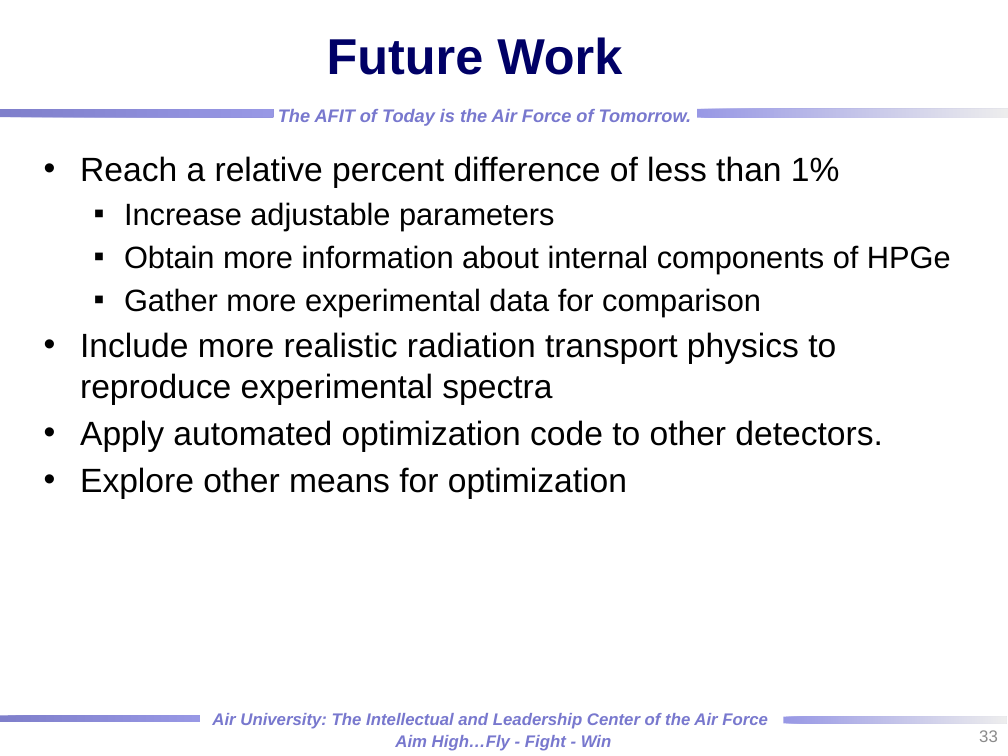
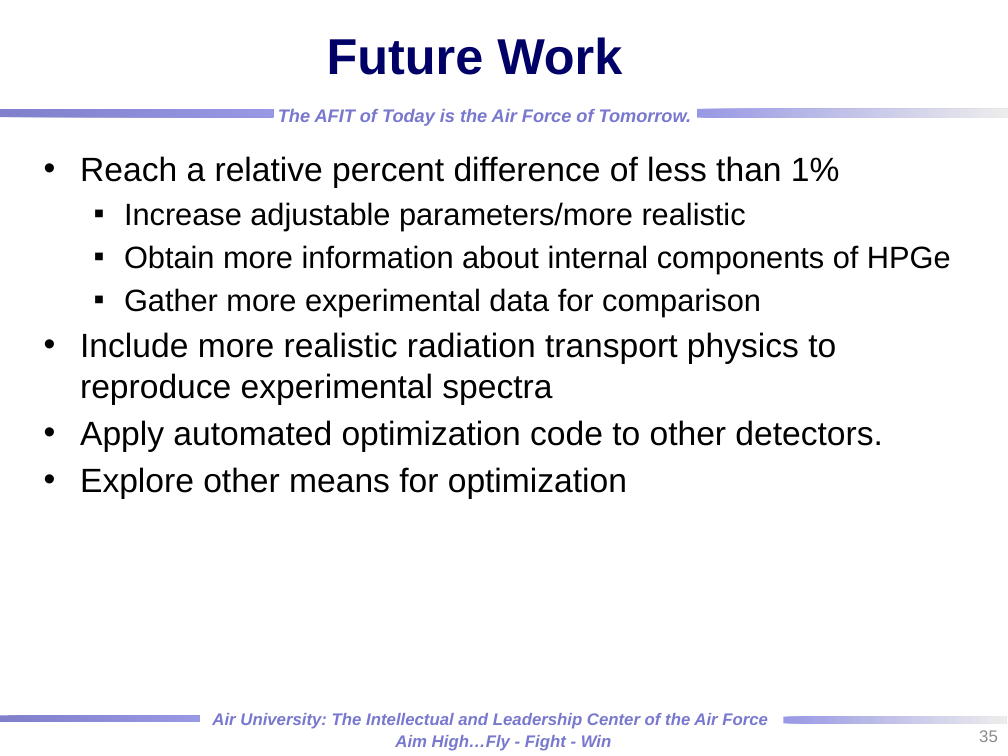
Before and after one commit to rtorzilli/GeDetector-Project, a slide deck: slide 35 of Report/HPGe_Automation Optimization_MCNP_Model.pptx (slide 33 before the commit). Drawn at 1008x756 pixels with LibreOffice and Linux fonts; fonts in the diff are those of the drawing; background and template pictures are left out. Boxes give left, top, right and bottom in pixels: in the first picture for what was removed or moved away, otherwise in the second. Text is boxed around its words. In the diff, an @@ line names an element or a change of style, - is before the commit and + after.

```diff
--- a/Report/HPGe_Automation Optimization_MCNP_Model.pptx
+++ b/Report/HPGe_Automation Optimization_MCNP_Model.pptx
@@ text at <box>124,202,746,230</box>: text changed @@
-  ▪ Increase adjustable parameters
+  ▪ Increase adjustable parameters/more realistic
@@ page number at <box>979,730,998,742</box>: text changed @@
-33
+35
```
Also in this commit, not shown: 6 other slides changed, 2 slides added, 1 other file.
